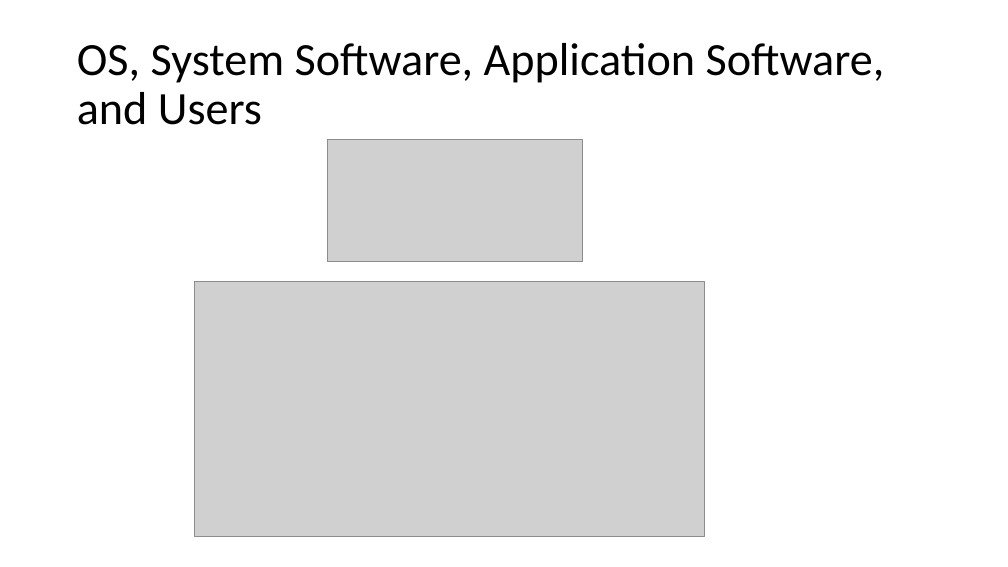
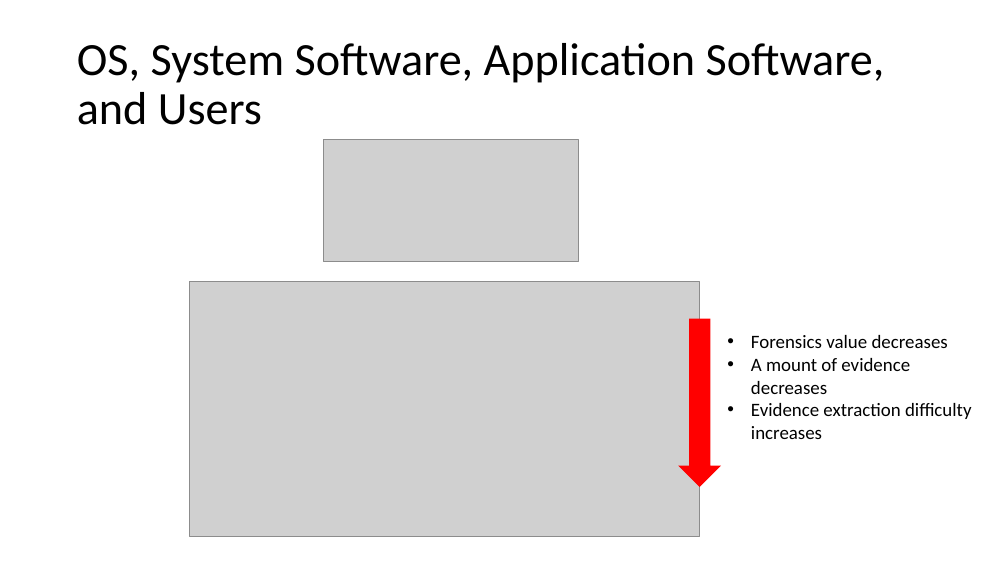
Before and after one commit to frankwxu/digital-forensics-lab, a slide deck: slide 11 of Android10/1_Pixel3_Image.pptx (slide 10 before the commit). Drawn at 1008x567 pixels with LibreOffice and Linux fonts; fonts in the diff are those of the drawing; grey boxes stand for pictures; background and template pictures are left out. Boxes give left, top, right and bottom in pixels: in the first picture for what was removed or moved away, otherwise in the second. Text is boxed around its words. In the diff, an @@ line names an element or a change of style, - is before the commit and + after.

```diff
--- a/Android10/1_Pixel3_Image.pptx
+++ b/Android10/1_Pixel3_Image.pptx
@@ picture moved from (x1=327, y1=140, x2=583, y2=262) to (x1=323, y1=140, x2=578, y2=262) @@
@@ picture moved from (x1=194, y1=282, x2=705, y2=537) to (x1=190, y1=282, x2=700, y2=537) @@
@@ down arrow added at (x1=680, y1=319, x2=721, y2=486), fill #FF0000, outline #FF0000 1 pt @@
@@ text added at (x1=751, y1=335, x2=972, y2=439), 18 pt, text #000000 @@
+• Forensics value decreases
+• A mount of evidence decreases
+• Evidence extraction difficulty increases
```
Also in this commit, not shown: 3 other slides changed, 1 slide added.
